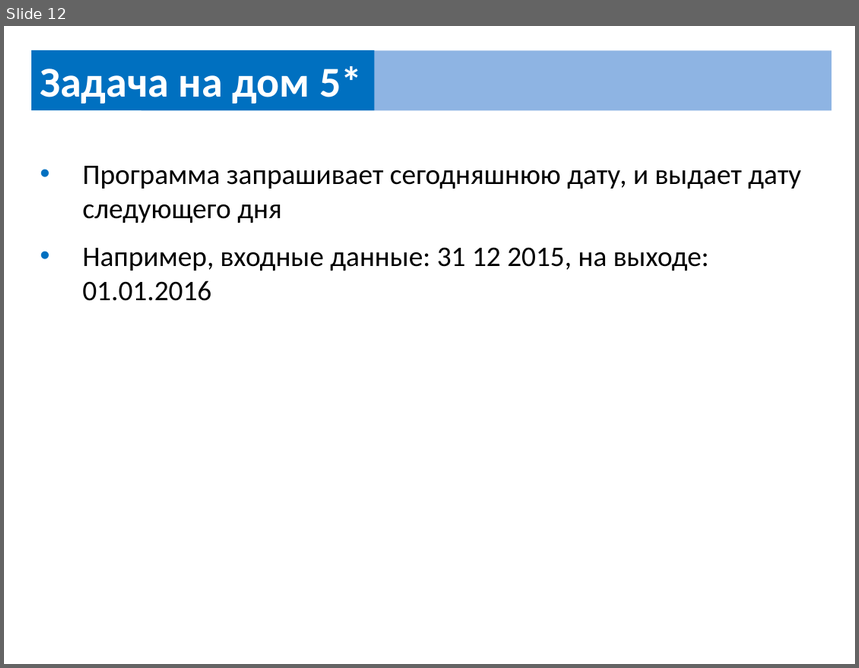
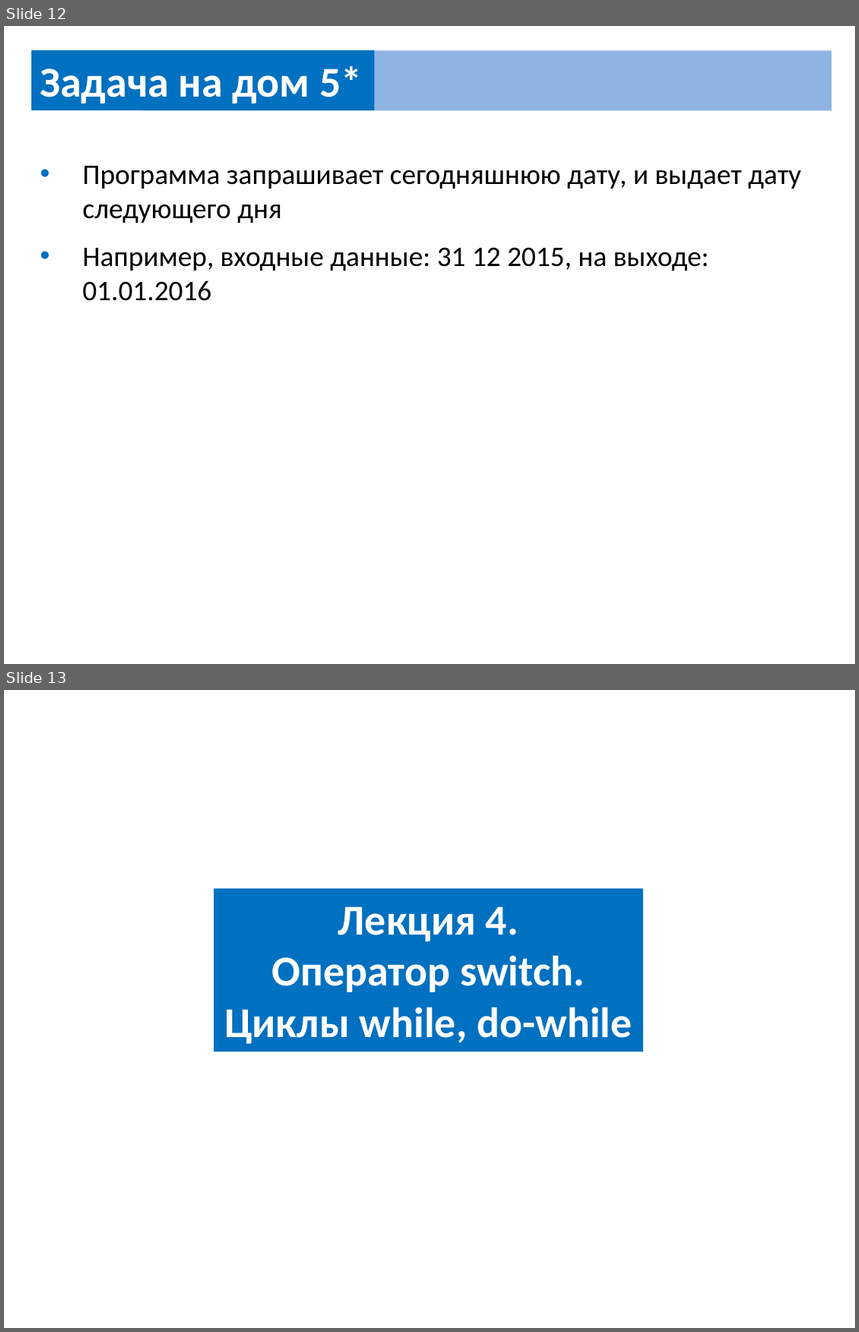
Before and after one commit to UsovaAnna/lesson, a slide deck: src/home/home_work.pptx. Shown one above the other, each under a label of ours: slide 12 before the commit, slides 12 and 13 after it. The pictures are 859x668 and 859x1332 pixels, drawn with LibreOffice and Linux fonts; fonts in the diff are those of the drawing. Boxes give left, top, right and bottom in pixels: in the first picture for what was removed or moved away, otherwise in the second. Text is boxed around its words. In the diff, an @@ line names an element or a change of style, - is before the commit and + after.

```diff
--- a/src/home/home_work.pptx
+++ b/src/home/home_work.pptx
@@ slide 13 added at [4,690,855,1328], background #FFFFFF @@
@@ rectangle added at [215,888,644,1052], fill #0070C0, 36 pt, text #FFFFFF, bold @@
+Лекция 4.
+Оператор switch.
+Циклы while, do-while
```
Also in this commit, not shown: 2 other slides added, 1 other file.
